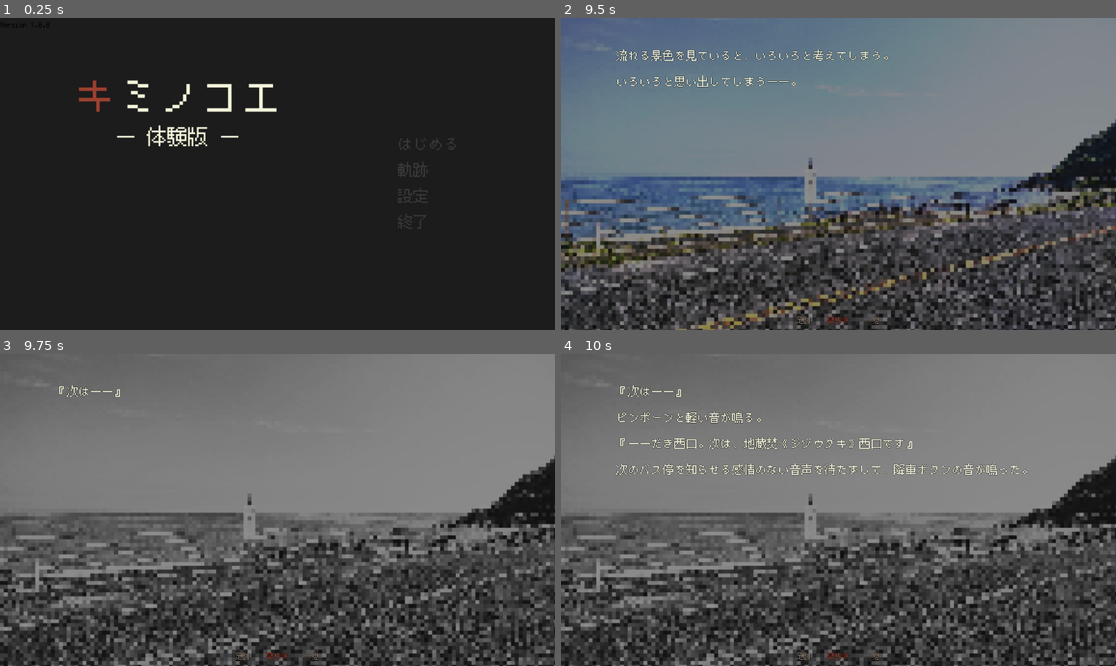
Above: before the commit, frames 1-4 (two rows, left to right).
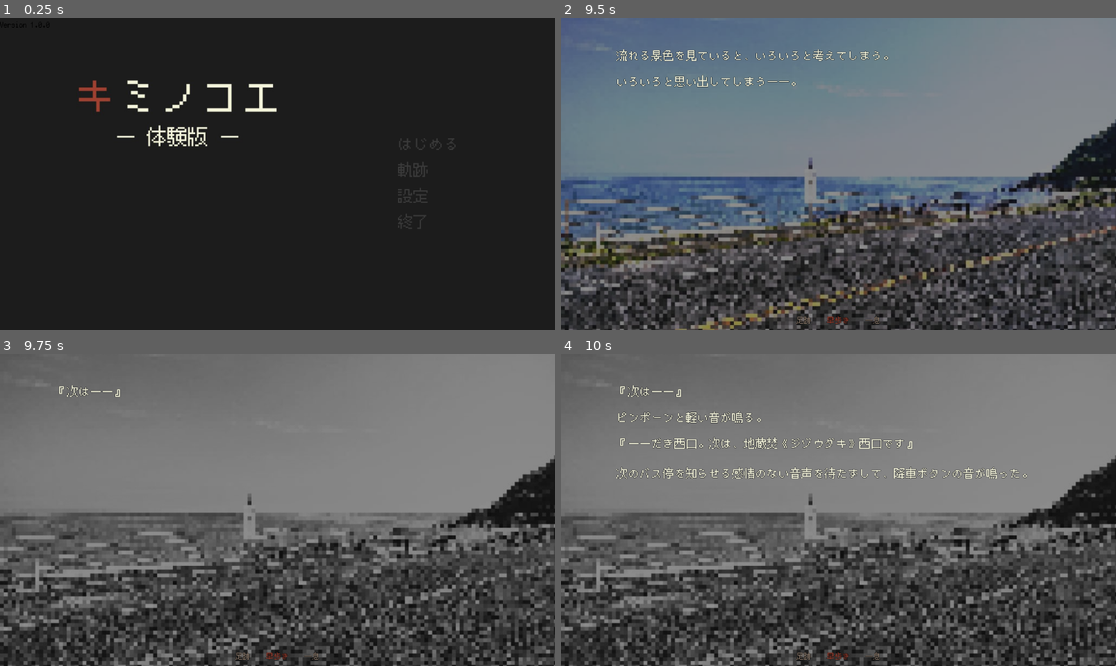
Above: after the commit, the same moments.

Repository: azukigame-s/kiminokoe
Game: Godot game, scene res://scenes/title_scene.tscn
Two runs of this game, one before a commit and one after it. Both use one fixed random seed, a clock stepped at 60 frames per second and the inputs below.
Inputs (mouse positions are in pixels of both pictures, inside the frame that each line leads up to):
- Up to frame 1 (0.25 s): no input
- Up to frame 2 (9.5 s): click "はじめる" at 0.5 s; click "はじめる" at 1.25 s; click "はじめる" at 2 s; click "ゲームを始める" at 2.75 s; tap Enter at 3.5, 3.6, 5.75, 7.25 s; move the mouse to (960, 158) at 3.52 s; hold D 3.53-4.25 s; click (960, 158) at 3.67 s; tap Space at 3.77, 5, 5.27, 6.5, 6.77, 7.52, 8.27 s; click "足跡" at 4.25 s; move the mouse to (727, 189) at 5.02 s; hold Down 5.03-5.78 s; tap B at 5.1 s; move the mouse to (894, 105) at 5.77 s; hold D 5.78-6.53 s; tap C at 5.85 s; move the mouse to (810, 236) at 6.52 s; hold Up 6.53-7.28 s; tap E at 6.6 s; click (810, 236) at 6.67 s; move the mouse to (1005, 220) at 7.27 s; hold A 7.28-8.75 s; tap L at 7.35 s; move the mouse to (672, 127) at 8.02 s; tap T at 8.1 s; click "早歩き" at 8.75 s
- Up to frame 3 (9.75 s): move the mouse to (305, 510) at 9.52 s; hold Down from 9.53 s (still down); tap Ctrl at 9.6 s; click (305, 510) at 9.67 s
- Up to frame 4 (10 s): keep holding Down

Frames 1-3 are identical in both runs. In frame 4, 1.4% of the frame differs, in the area x 10-84%, y 34-41%.

Commit message:
🐛 テキスト送り時の上下のブレを解消

Diff:
--- a/scripts/ui/text_display.gd
+++ b/scripts/ui/text_display.gd
@@ -189,22 +189,37 @@
 	if not text_label:
 		return
 
+	# BBCodeモードを有効化（インジケータの色制御に使用）
+	if not text_label.bbcode_enabled:
+		text_label.bbcode_enabled = true
+
 	var display_text = ""
+	var indicator_char = " [font_size=19]⎘[/font_size]" if _go_next else " [font_size=19]⏎[/font_size]"
+	var transparent_indicator = "[color=#00000000]" + indicator_char + "[/color]"
 
 	match _state:
 		State.ANIMATING:
 			# アニメーション中: 過去テキスト + アニメーション中テキスト
 			if _full_page_text != "":
-				display_text = _full_page_text + "\n\n" + _displayed_text
+				display_text = _escape_bbcode(_full_page_text) + "\n\n" + _escape_bbcode(_displayed_text)
 			else:
-				display_text = _displayed_text
+				display_text = _escape_bbcode(_displayed_text)
+			# レイアウト安定化のため透明インジケータを常に配置
+			display_text += transparent_indicator
 		_:
 			# IDLE / WAITING: 確定済みテキスト + インジケータ
-			display_text = _full_page_text
-			if _state == State.WAITING and _indicator_visible:
-				if _go_next:
-					display_text += " ⎘"  # ページ送り（旧システムのpage_indicator_symbol）
+			display_text = _escape_bbcode(_full_page_text)
+			if _state == State.WAITING:
+				if _indicator_visible:
+					display_text += indicator_char
 				else:
-					display_text += " ⏎"  # 通常の文字送り（旧システムのindicator_symbol）
+					display_text += transparent_indicator
+			elif _full_page_text != "":
+				# IDLE状態でもレイアウト安定化のため透明インジケータを配置
+				display_text += transparent_indicator
 
 	text_label.text = display_text
+
+## BBCodeタグのエスケープ（テキスト内の [ をリテラルとして表示）
+func _escape_bbcode(text: String) -> String:
+	return text.replace("[", "[lb]")
